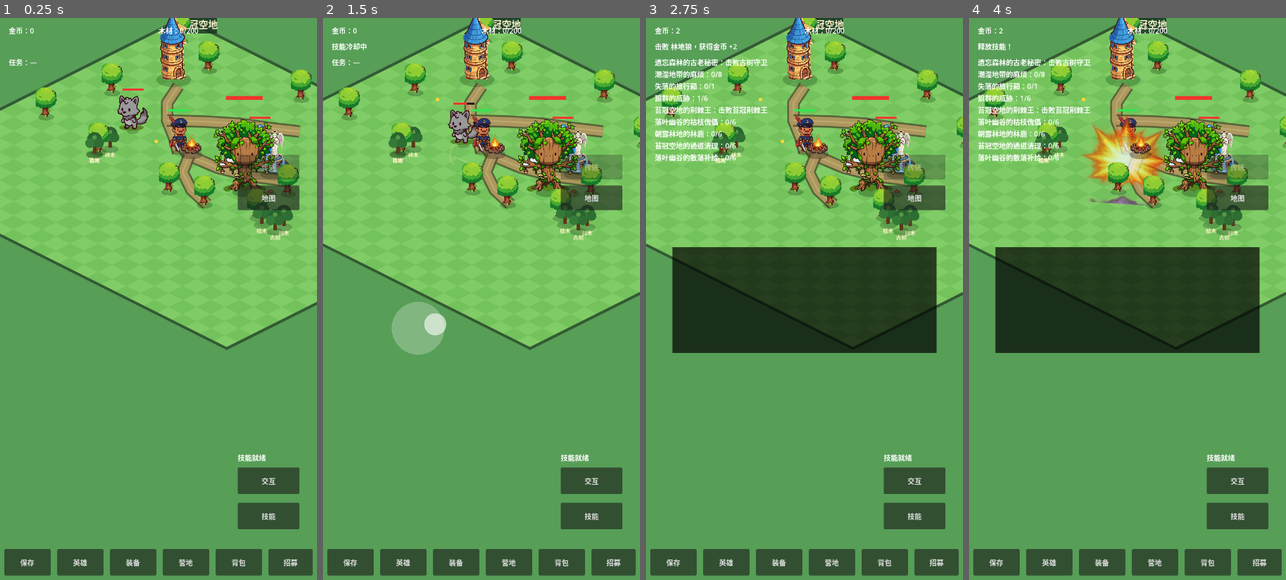
Above: before the commit, frames 1-4 (left to right).
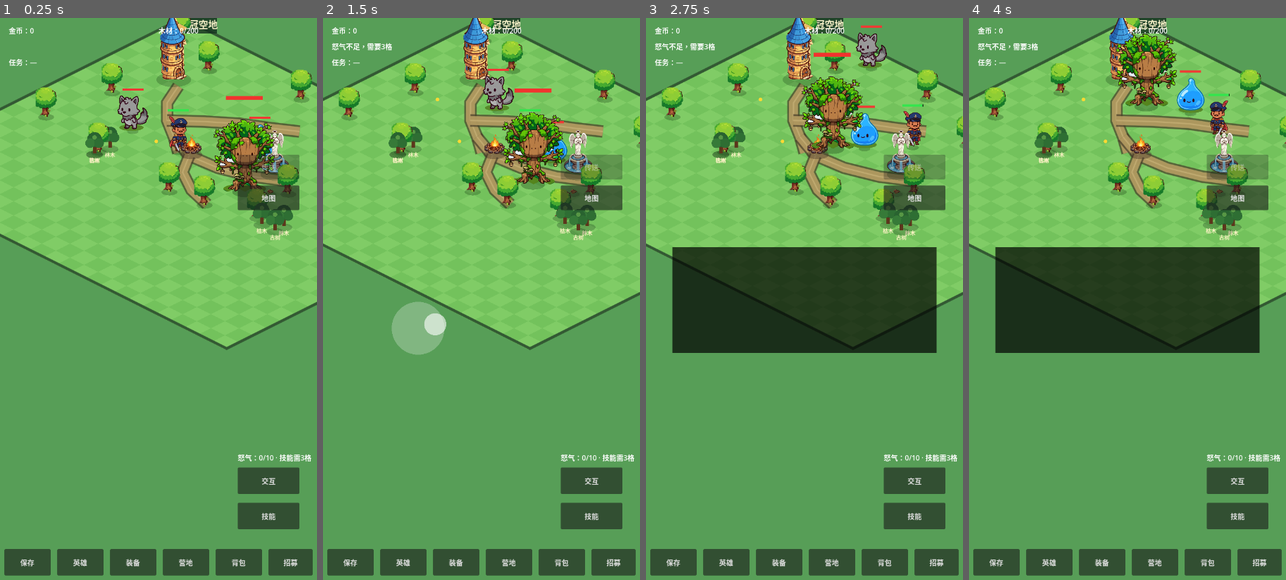
Above: after the commit, the same moments.

Repository: oneyi53/game
Game: Godot game, scene res://scenes/main.tscn
Same seed, same stepped clock (60 frames per second), same inputs: the game is played once before the commit and once after it.
Inputs (mouse positions are in pixels of both pictures, inside the frame that each line leads up to):
- Up to frame 1 (0.25 s): no input
- Up to frame 2 (1.5 s): tap Enter at 0.5 s; move the mouse to (551, 270) at 0.52 s; hold Right (ui_right) 0.53-1.25 s; tap E at 0.6 s; click (551, 270) at 0.67 s; tap Space at 0.77 s; drag from (418, 327) to (617, 282) at 1.27 s
- Up to frame 3 (2.75 s): move the mouse to (836, 175) at 2.02 s; hold Right (ui_right) from 2.03 s (still down); tap Q at 2.1 s
- Up to frame 4 (4 s): release Right (ui_right) at 2.75 s; drag from (1111, 411) to (1032, 214) at 2.77 s; move the mouse to (1222, 383) at 3.52 s; hold Left (ui_left) from 3.53 s (still down); tap B at 3.6 s; tap Space at 3.77 s

The runs differ from the first frame. In frame 1, 0.2% of the frame differs, in the area x 74-99%, y 77-79%; in frame 2, 4.1%; in frame 3, 6.8%; in frame 4, 8.1%, in the area x 2-99%, y 1-79%.
Error in both runs: Trying to assign value of type 'Node2D' to a variable of type 'exploration_fog.gd'. (res://scripts/core/main.gd:273)

Commit message:
feat: add manual rage skill loop and sync records

Diff:
--- a/scripts/core/main.gd
+++ b/scripts/core/main.gd
@@ -741,7 +741,7 @@
         return
     _update_world_visuals()
     camera.position = _projected_camera_position(captain.global_position)
-    hud.set_skill_cooldown(captain.skill_cooldown_remaining, captain.skill_ready)
+    hud.set_skill_cooldown(float(captain.rage), captain.rage >= Hero.SKILL_RAGE_COST)
     _update_exploration(delta)
     var screen_input: Vector2 = Input.get_vector("ui_left", "ui_right", "ui_up", "ui_down")
     if joystick.vector.length() > 0.1:
@@ -801,7 +801,7 @@
             EFFECT_PLAYER.play(self, EFFECT_ATLAS, hit_position, Rect2(905.0, 335.0, 165.0, 120.0), Vector2(92.0, 76.0), 0.34, randf_range(-0.2, 0.2))
         hud.show_message("释放技能！")
     else:
-        hud.show_message("技能冷却中")
+        hud.show_message("怒气不足，需要3格")
 
 func _on_interact_pressed() -> void:
     if captain == null:
